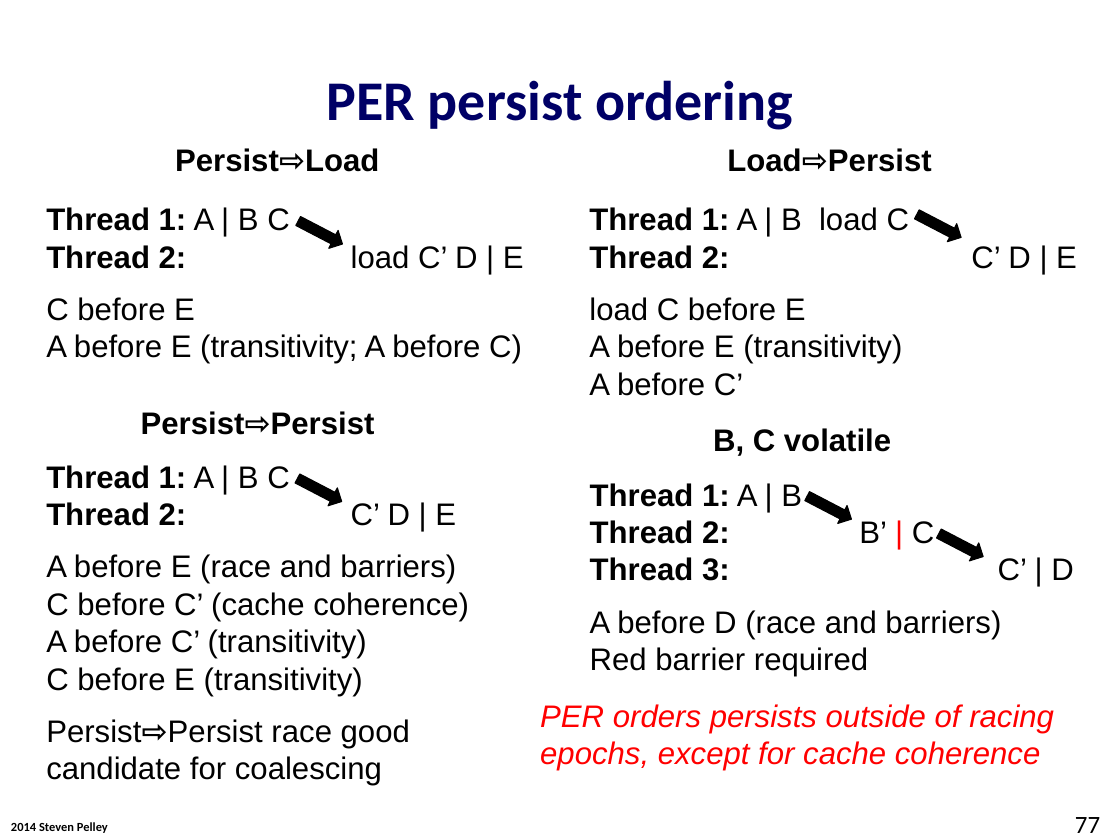
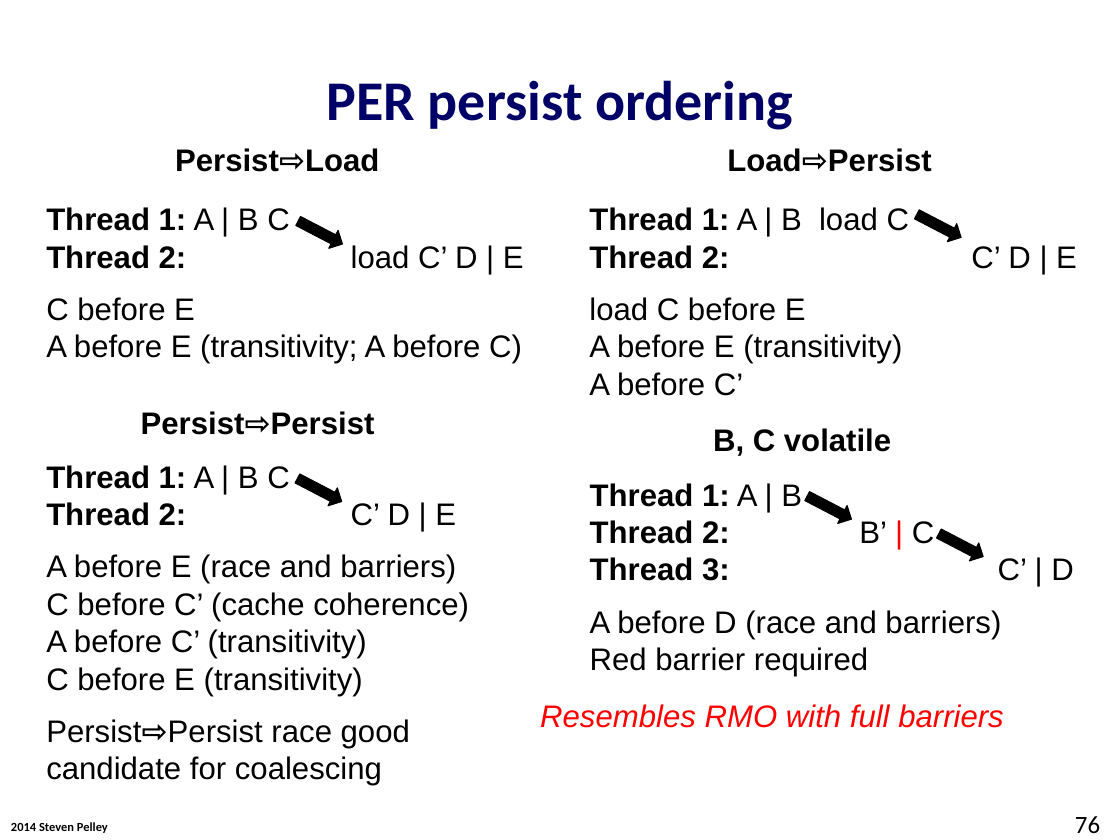
Before and after one commit to Abulila/dissertation, a slide deck: slide 76 of proposal/defense.pptx (slide 77 before the commit). Drawn at 1120x840 pixels with LibreOffice and Linux fonts; fonts in the diff are those of the drawing; background and template pictures are left out. Boxes give left, top, right and bottom in pixels: in the first picture for what was removed or moved away, otherwise in the second. Text is boxed around its words. In the diff, an @@ line names an element or a change of style, - is before the commit and + after.

```diff
--- a/proposal/defense.pptx
+++ b/proposal/defense.pptx
@@ text at bbox=[540, 704, 1004, 728]: text changed @@
-PER orders persists outside of racing epochs, except for cache coherence
+Resembles RMO with full barriers
@@ page number at bbox=[1075, 816, 1100, 833]: text changed @@
-77
+76
```
Also in this commit, not shown: 2 other slides changed, 1 slide removed.
